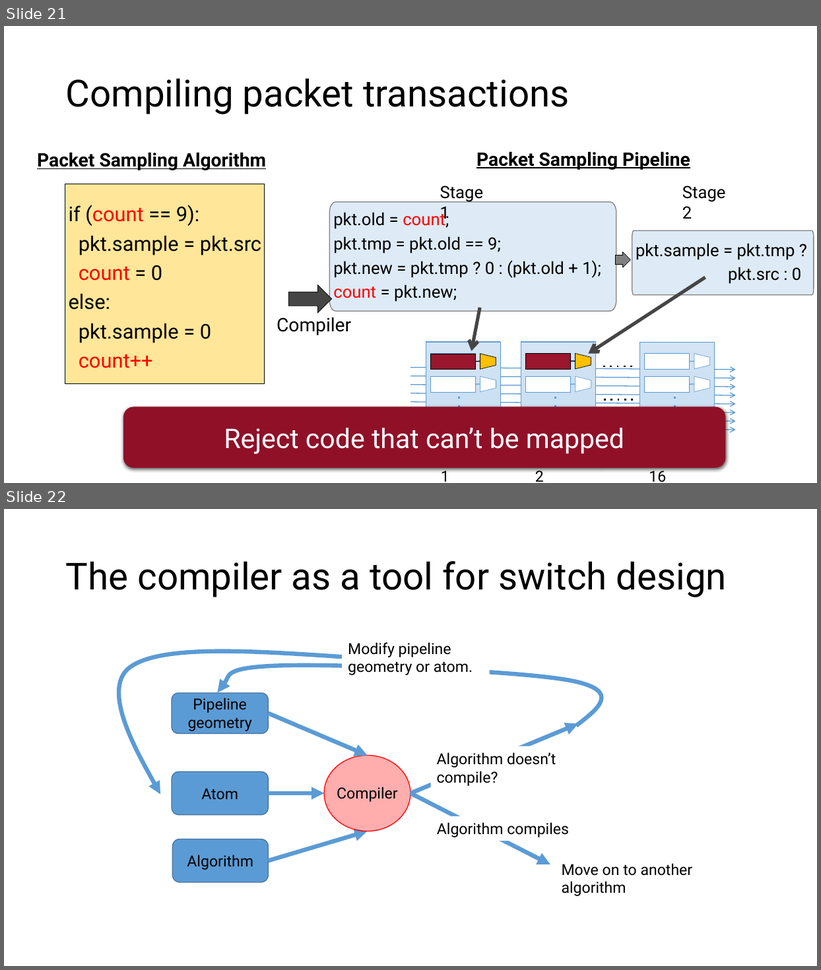
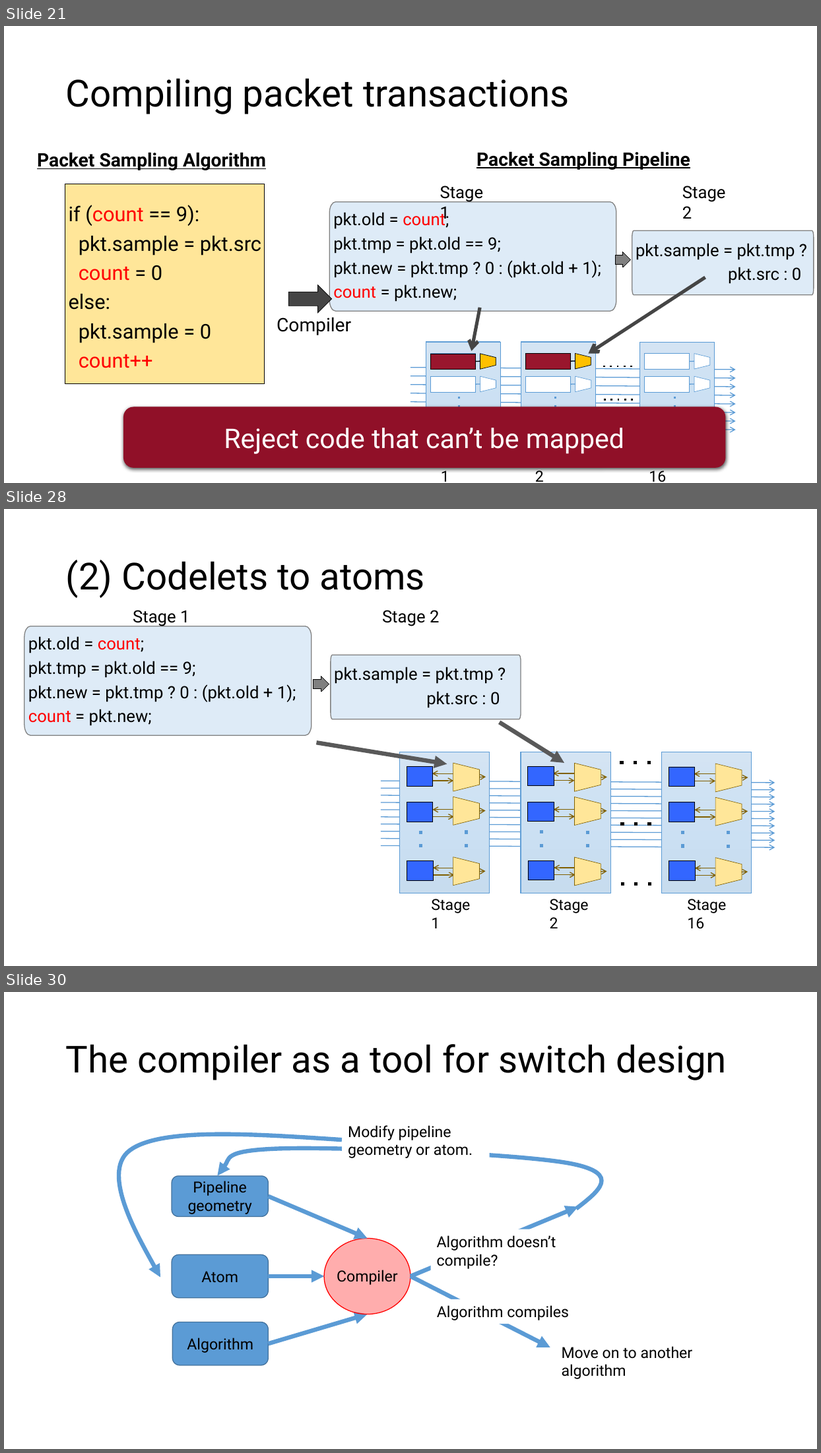
Before and after one commit to anirudhSK/pifo-domino-marple-ppts, a slide deck: combined_domino_pifo.pptx. Shown one above the other, each under a label of ours: slides 21 and 22 before the commit, slides 21, 28 and 30 after it; the slides between them are not shown. The pictures are 821x970 and 821x1453 pixels, drawn with LibreOffice and Linux fonts; fonts in the diff are those of the drawing. Boxes give left, top, right and bottom in pixels: in the first picture for what was removed or moved away, otherwise in the second. Text is boxed around its words. In the diff, an @@ line names an element or a change of style, - is before the commit and + after.

```diff
--- a/combined_domino_pifo.pptx
+++ b/combined_domino_pifo.pptx
@@ slide 28 added at (x1=4, y1=509, x2=817, y2=966), background #FFFFFF @@
@@ title added at (x1=66, y1=560, x2=425, y2=598), 44 pt, text #000000 @@
+(2) Codelets to atoms
@@ group added at (x1=24, y1=610, x2=521, y2=735): 3 freeform shapes, 2 texts @@
+pkt.old = count;
+pkt.tmp = pkt.old == 9;
+pkt.new = pkt.tmp ? 0 : (pkt.old + 1);
+count = pkt.new;
+pkt.sample = pkt.tmp ?
+pkt.src : 0
+Stage 2
+Stage 1
@@ freeform shape added at (x1=499, y1=722, x2=564, y2=763), outline #595959 5 pt @@
@@ freeform shape added at (x1=316, y1=743, x2=447, y2=764), outline #595959 5 pt @@
@@ group added at (x1=381, y1=753, x2=775, y2=929): 37 arrows, 15 rectangles, 13 lines, 9 trapezoids, 3 texts @@
+Stage 1
+Stage 2
+Stage 16
@@ what was slide 22 is now slide 30 @@
```
Also in this commit, not shown: 7 other slides added.
